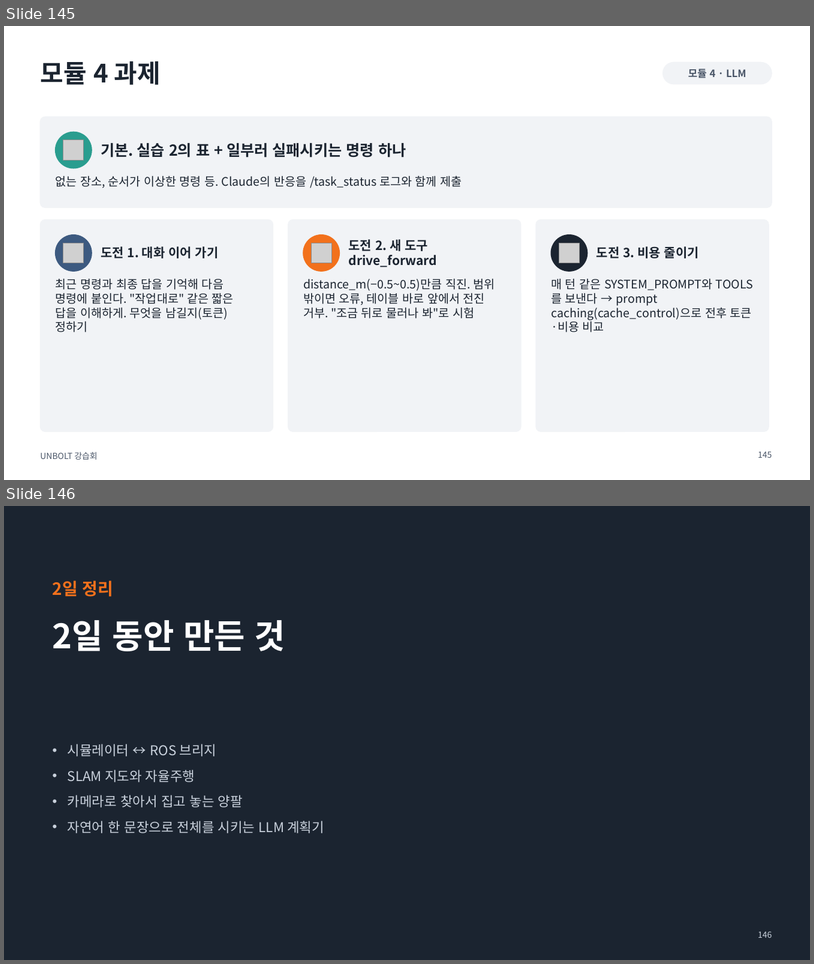
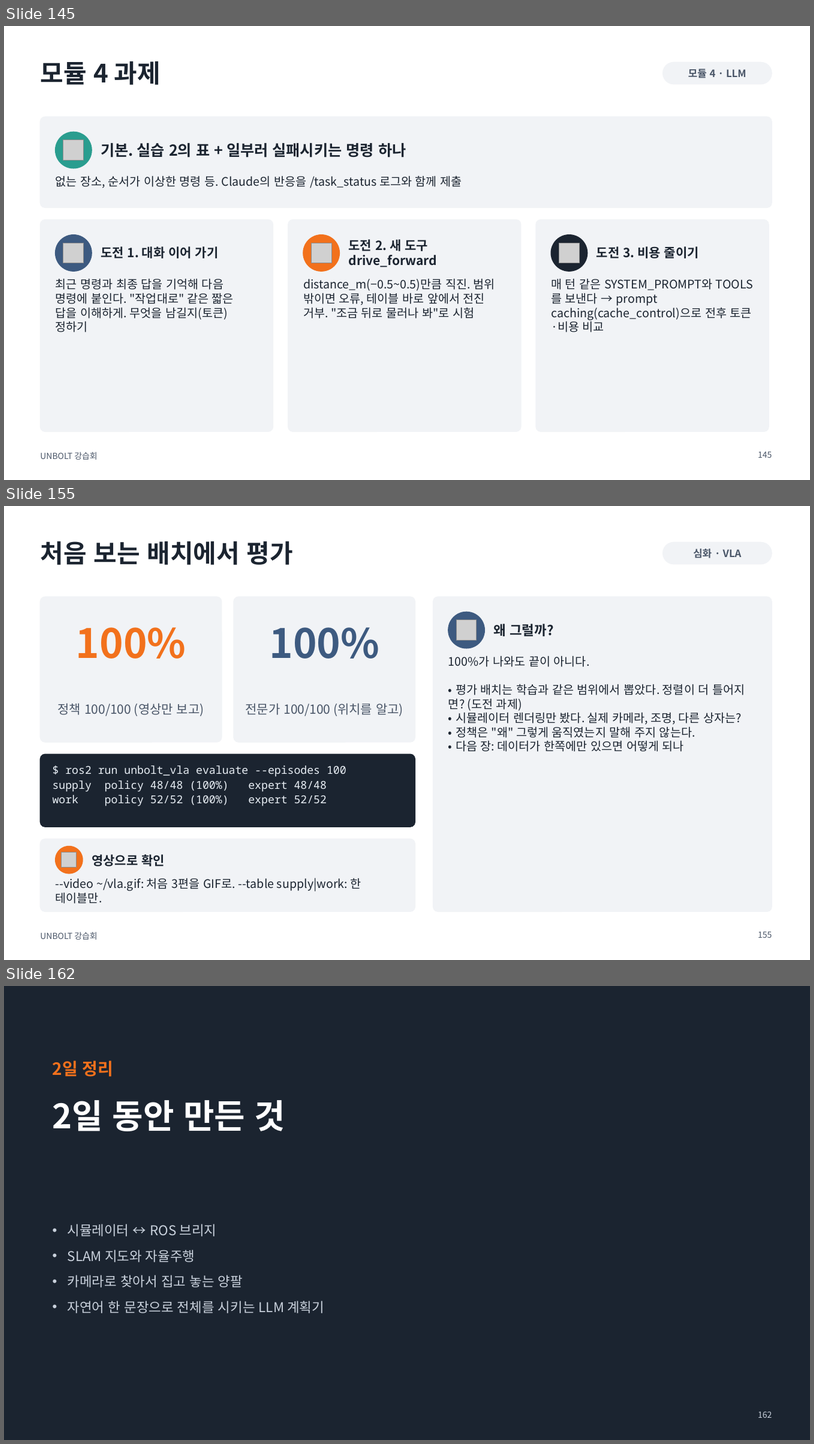
Before and after one commit to sejiny3/AIRLAB, a slide deck: workshop/slides/UNBOLT_workshop.pptx. Shown one above the other, each under a label of ours: slides 145 and 146 before the commit, slides 145, 155 and 162 after it; the slides between them are not shown. The pictures are 814x964 and 814x1444 pixels, drawn with LibreOffice and Linux fonts; fonts in the diff are those of the drawing; grey boxes stand for pictures. Boxes give left, top, right and bottom in pixels: in the first picture for what was removed or moved away, otherwise in the second. Text is boxed around its words. In the diff, an @@ line names an element or a change of style, - is before the commit and + after.

```diff
--- a/workshop/slides/UNBOLT_workshop.pptx
+++ b/workshop/slides/UNBOLT_workshop.pptx
@@ slide 155 added at (4, 506, 810, 960), background #FFFFFF; not listed: 1 template element that a slide beside it also shows @@
@@ title added at (40, 541, 293, 565), 30 pt, text #1B2430, bold @@
+처음 보는 배치에서 평가
@@ rounded rectangle added at (663, 542, 772, 564), fill #F1F3F6, outline #F1F3F6 1 pt @@
@@ text added at (693, 549, 742, 558), 12 pt, text #4A5668, bold @@
+심화 · VLA
@@ rounded rectangle added at (40, 597, 222, 742), fill #F1F3F6, outline #F1F3F6 1 pt @@
@@ rounded rectangle added at (234, 597, 416, 742), fill #F1F3F6, outline #F1F3F6 1 pt @@
@@ rounded rectangle added at (434, 597, 772, 912), fill #F1F3F6, outline #F1F3F6 1 pt @@
@@ ellipse added at (449, 612, 485, 648), fill #3D5A80, outline #3D5A80 1 pt @@
@@ text added at (76, 627, 186, 658), 48 pt, text #F2711C, bold @@
+100%
@@ text added at (269, 627, 380, 658), 48 pt, text #3D5A80, bold @@
+100%
@@ picture added at (456, 620, 477, 640) @@
@@ text added at (494, 624, 554, 636), 16 pt, text #1B2430, bold @@
+왜 그럴까?
@@ text added at (449, 655, 745, 751), 14 pt, text #1B2430 @@
+100%가 나와도 끝이 아니다.
+• 평가 배치는 학습과 같은 범위에서 뽑았다. 정렬이 더 틀어지면? (도전 과제)
+• 시뮬레이터 렌더링만 봤다. 실제 카메라, 조명, 다른 상자는?
+• 정책은 "왜" 그렇게 움직였는지 말해 주지 않는다.
+• 다음 장: 데이터가 한쪽에만 있으면 어떻게 되나
@@ text added at (58, 703, 204, 716), 15 pt, text #4A5668 @@
+정책 100/100 (영상만 보고)
@@ text added at (246, 703, 404, 716), 15 pt, text #4A5668 @@
+전문가 100/100 (위치를 알고)
@@ rounded rectangle added at (40, 754, 416, 826), fill #1B2430, outline #1B2430 1 pt @@
@@ text added at (53, 765, 347, 806), 13 pt, text #E8EEF4 @@
+$ ros2 run unbolt_vla evaluate --episodes 100
+supply policy 48/48 (100%) expert 48/48
+work policy 52/52 (100%) expert 52/52
@@ rounded rectangle added at (40, 839, 416, 912), fill #F1F3F6, outline #F1F3F6 1 pt @@
@@ ellipse added at (56, 846, 83, 873), fill #F2711C, outline #F2711C 1 pt @@
@@ picture added at (62, 852, 77, 867) @@
@@ text added at (92, 854, 165, 866), 15 pt, text #1B2430, bold @@
+영상으로 확인
@@ text added at (56, 877, 362, 903), 14 pt, text #1B2430 @@
+--video ~/vla.gif: 처음 3편을 GIF로. --table supply|work: 한 테이블만.
@@ page number added at (758, 931, 772, 937), 10 pt, text #4A5668 @@
+155
@@ what was slide 146 is now slide 162 @@
@@ page number at (758, 1411, 772, 1417): text changed @@
-146
+162
```
Also in this commit, not shown: 15 other slides added, 34 other files.
